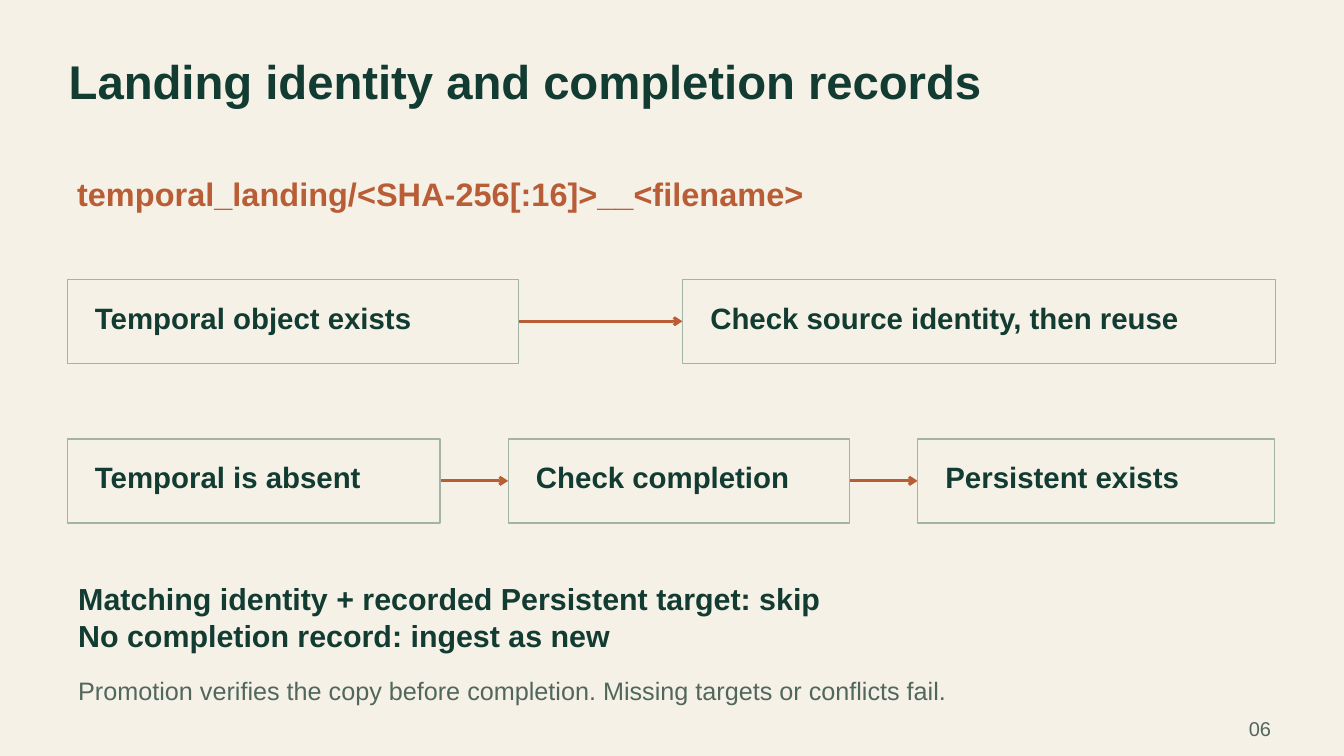
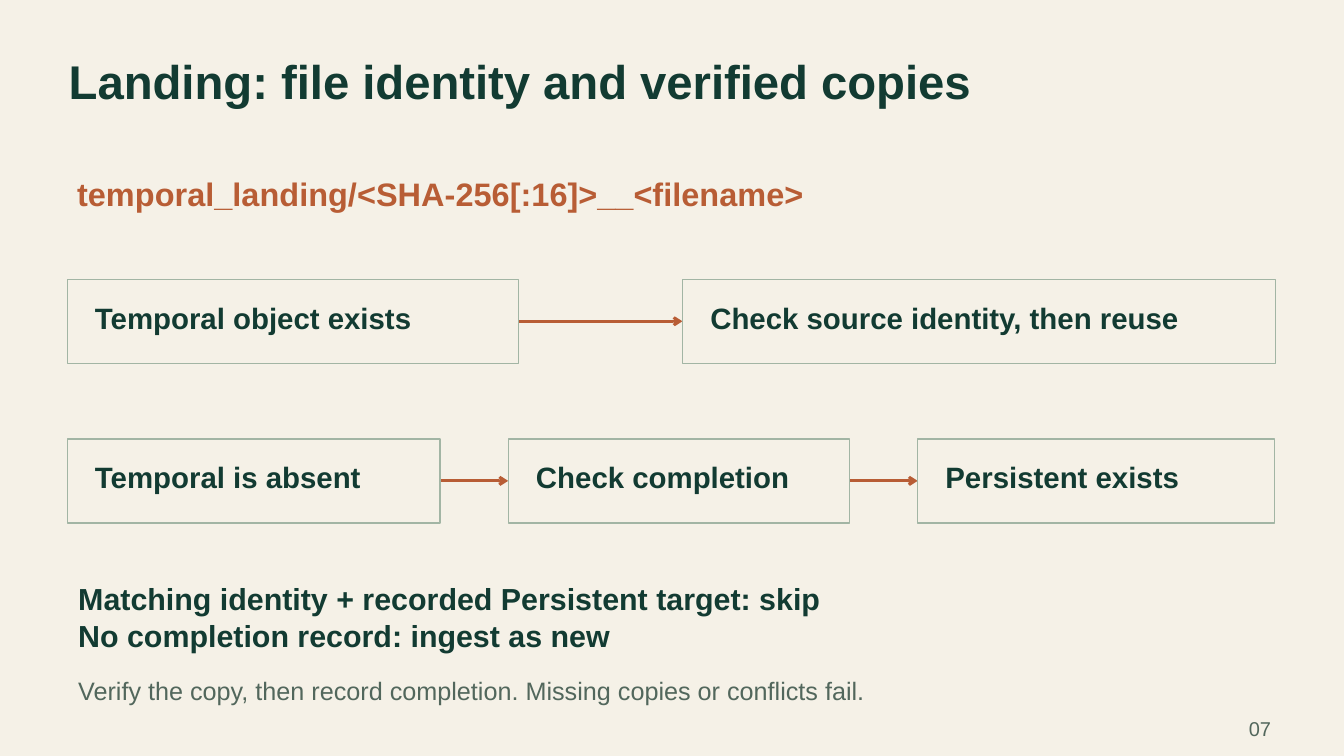
Before and after one commit to SambhavMayani/ADSBDB, a slide deck: slide 7 of docs/presentation/EcoSentinel_presentation.pptx (slide 6 before the commit). Drawn at 1344x756 pixels with LibreOffice and Linux fonts; fonts in the diff are those of the drawing. Boxes give left, top, right and bottom in pixels: in the first picture for what was removed or moved away, otherwise in the second. Text is boxed around its words. In the diff, an @@ line names an element or a change of style, - is before the commit and + after.

```diff
--- a/docs/presentation/EcoSentinel_presentation.pptx
+++ b/docs/presentation/EcoSentinel_presentation.pptx
@@ text at [69,64,971,109]: text changed @@
-Landing identity and completion records
+Landing: file identity and verified copies
@@ text at [78,681,864,705]: text changed @@
-Promotion verifies the copy before completion. Missing targets or conflicts fail.
+Verify the copy, then record completion. Missing copies or conflicts fail.
@@ text at [1249,722,1271,736]: text changed @@
-06
+07
```
Also in this commit, not shown: 19 other slides changed, 1 slide added, 29 other files.
